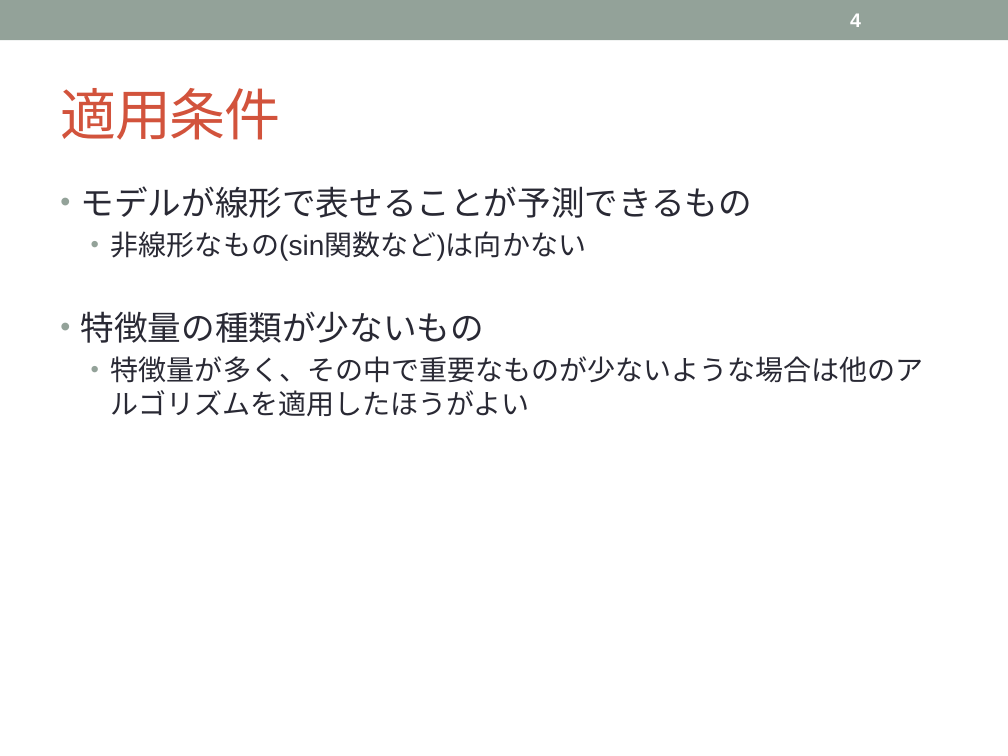
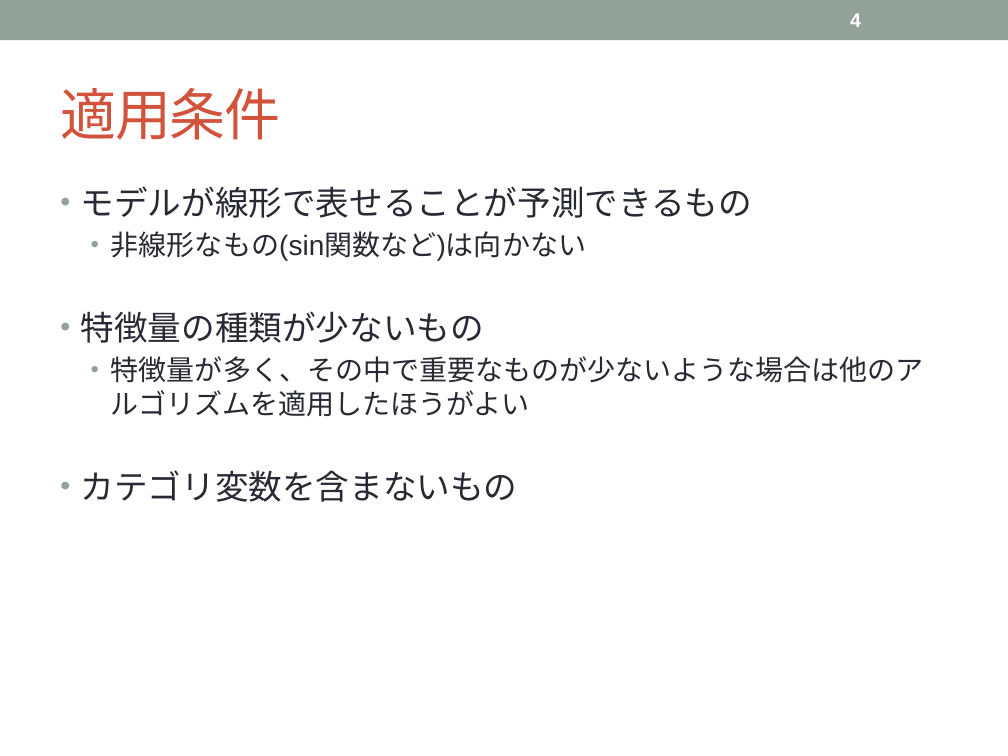
Before and after one commit to topse2018-kaggle/team, a slide deck: slide 4 of matsuoka/1.1 Liner Regression/1.1. Liner Regressor.pptx. Drawn at 1008x756 pixels with LibreOffice and Linux fonts; fonts in the diff are those of the drawing. Boxes give left, top, right and bottom in pixels: in the first picture for what was removed or moved away, otherwise in the second. Text is boxed around its words. In the diff, an @@ line names an element or a change of style, - is before the commit and + after.

```diff
--- a/matsuoka/1.1 Liner Regression/1.1. Liner Regressor.pptx
+++ b/matsuoka/1.1 Liner Regression/1.1. Liner Regressor.pptx
@@ text at bbox=[81, 470, 518, 502]: paragraph added @@
+• カテゴリ変数を含まないもの
```
Also in this commit, not shown: 2 other files.
